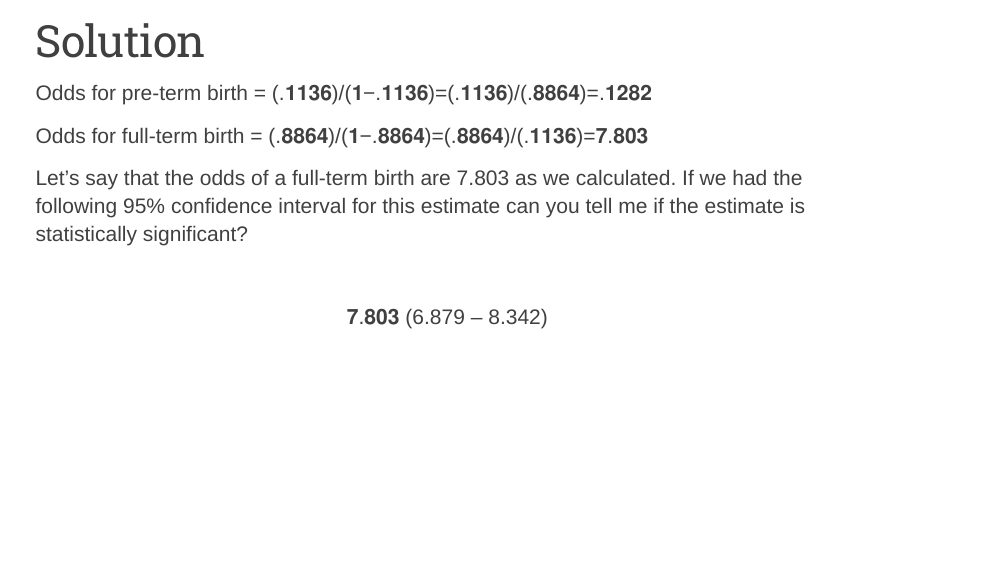
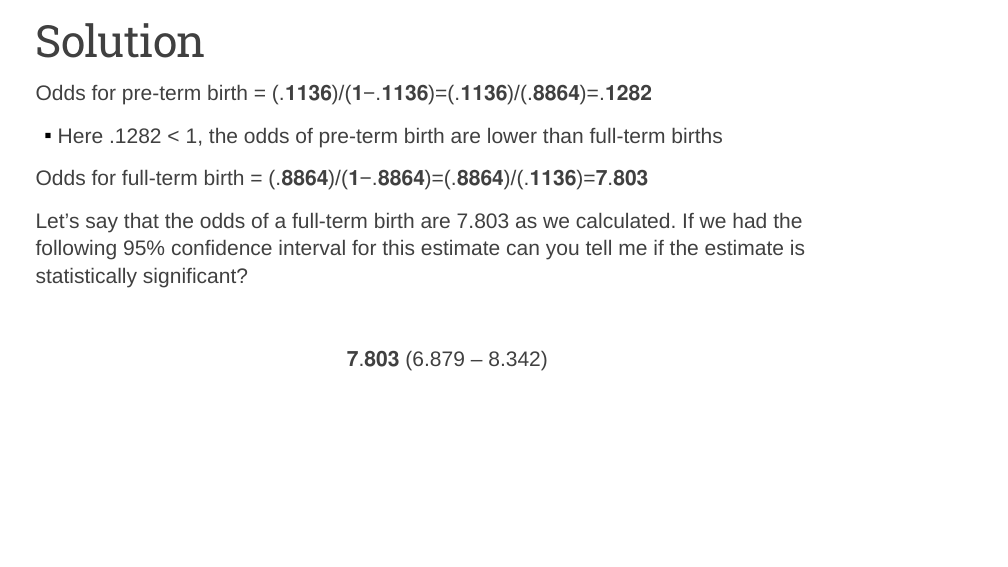
Before and after one commit to issues-osu/statsii-spring2026, a slide deck: slide 15 of slides/logistic/logistic_regression-lecture.pptx. Drawn at 1008x567 pixels with LibreOffice and Linux fonts; fonts in the diff are those of the drawing. Boxes give left, top, right and bottom in pixels: in the first picture for what was removed or moved away, otherwise in the second. Text is boxed around its words. In the diff, an @@ line names an element or a change of style, - is before the commit and + after.

```diff
--- a/slides/logistic/logistic_regression-lecture.pptx
+++ b/slides/logistic/logistic_regression-lecture.pptx
@@ text at [58,127,722,147]: paragraph added @@
+▪ Here .1282 < 1, the odds of pre-term birth are lower than full-term births
```
Also in this commit, not shown: 16 other slides changed, 7 slides added, 4 slides removed, 4 other files.
